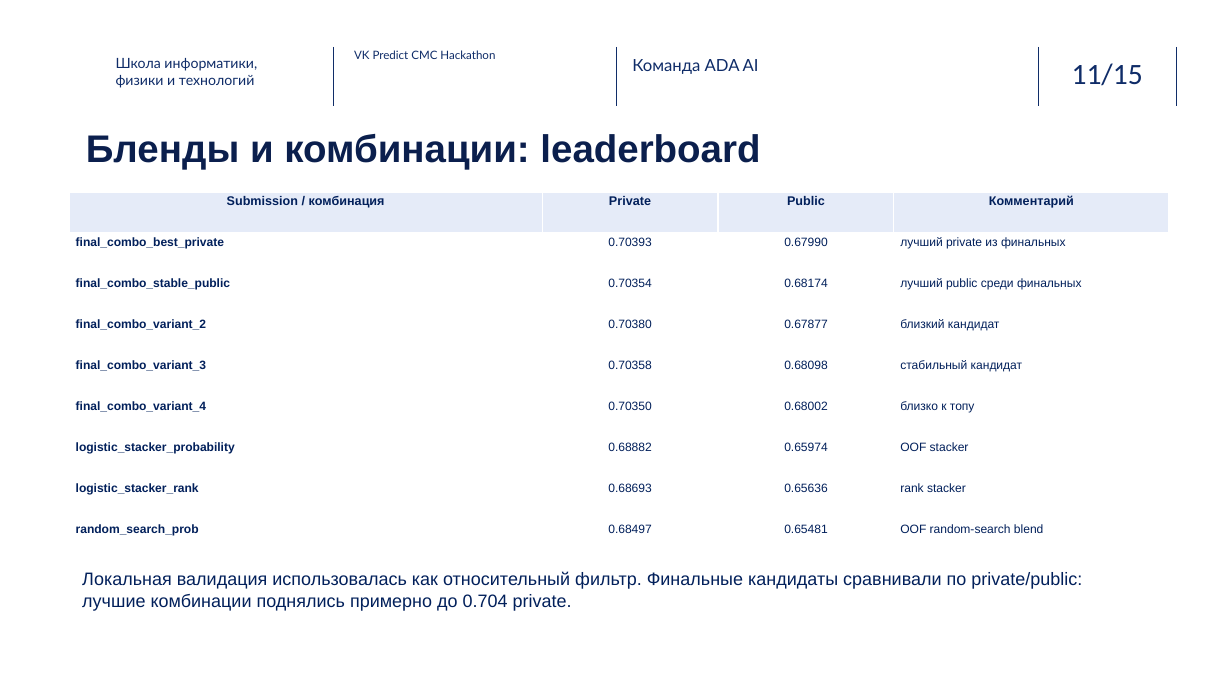
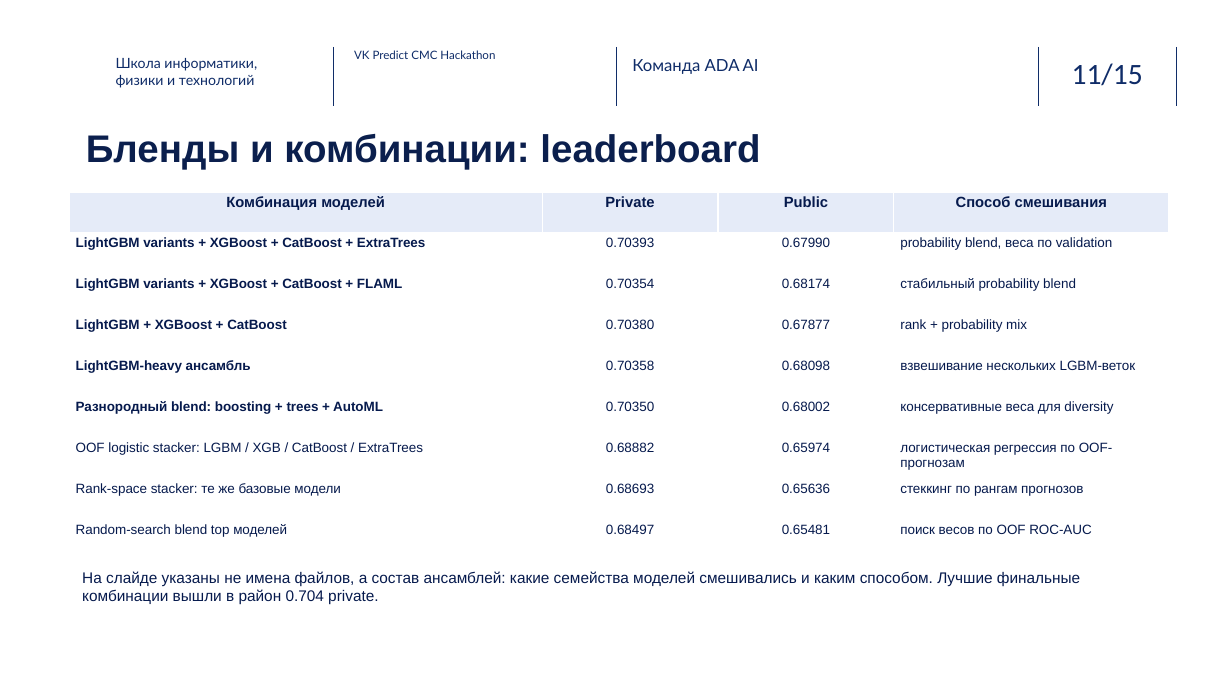
Before and after one commit to medlopi/ml-project-adaai_VK_predict_hackathon, a slide deck: slide 11 of presentation/vk_predict_cmc.pptx. Drawn at 1232x693 pixels with LibreOffice and Linux fonts; fonts in the diff are those of the drawing; background and template pictures are left out. Boxes give left, top, right and bottom in pixels: in the first picture for what was removed or moved away, otherwise in the second. Text is boxed around its words. In the diff, an @@ line names an element or a change of style, - is before the commit and + after.

Commit message:
Fix presentation

```diff
--- a/presentation/vk_predict_cmc.pptx
+++ b/presentation/vk_predict_cmc.pptx
@@ table at [69, 192, 1169, 541] @@
-row 1, column 1: Submission / комбинация
+row 1, column 1: Комбинация моделей
-row 1, column 4: Комментарий
+row 1, column 4: Способ смешивания
-row 2, column 1: final_combo_best_private
+row 2, column 1: LightGBM variants + XGBoost + CatBoost + ExtraTrees
-row 2, column 4: лучший private из финальных
+row 2, column 4: probability blend, веса по validation
-row 3, column 1: final_combo_stable_public
+row 3, column 1: LightGBM variants + XGBoost + CatBoost + FLAML
-row 3, column 4: лучший public среди финальных
+row 3, column 4: стабильный probability blend
-row 4, column 1: final_combo_variant_2
+row 4, column 1: LightGBM + XGBoost + CatBoost
-row 4, column 4: близкий кандидат
+row 4, column 4: rank + probability mix
-row 5, column 1: final_combo_variant_3
+row 5, column 1: LightGBM-heavy ансамбль
-row 5, column 4: стабильный кандидат
+row 5, column 4: взвешивание нескольких LGBM-веток
-row 6, column 1: final_combo_variant_4
+row 6, column 1: Разнородный blend: boosting + trees + AutoML
-row 6, column 4: близко к топу
+row 6, column 4: консервативные веса для diversity
-row 7, column 1: logistic_stacker_probability
+row 7, column 1: OOF logistic stacker: LGBM / XGB / CatBoost / ExtraTrees
-row 7, column 4: OOF stacker
+row 7, column 4: логистическая регрессия по OOF-прогнозам
-row 8, column 1: logistic_stacker_rank
+row 8, column 1: Rank-space stacker: те же базовые модели
-row 8, column 4: rank stacker
+row 8, column 4: стеккинг по рангам прогнозов
-row 9, column 1: random_search_prob
+row 9, column 1: Random-search blend top моделей
-row 9, column 4: OOF random-search blend
+row 9, column 4: поиск весов по OOF ROC-AUC
@@ size 9.8 to 11.5 pt in "Private", "Public" @@
@@ text colour #02205B to #061A4D in "Private", "Public", "0.70393", "0.67990" and 14 more places @@
@@ size 9.4 to 10.5 pt in "0.70393", "0.67990", "0.70354", "0.68174" and 12 more places @@
@@ text at [82, 571, 1080, 605]: text changed; size 14 to 12 pt; text colour #02205B to #061A4D @@
-Локальная валидация использовалась как относительный фильтр. Финальные кандидаты сравнивали по private/public: лучшие комбинации поднялись примерно до 0.704 private.
+На слайде указаны не имена файлов, а состав ансамблей: какие семейства моделей смешивались и каким способом. Лучшие финальные комбинации вышли в район 0.704 private.
```
Also in this commit, not shown: 3 other slides changed.
